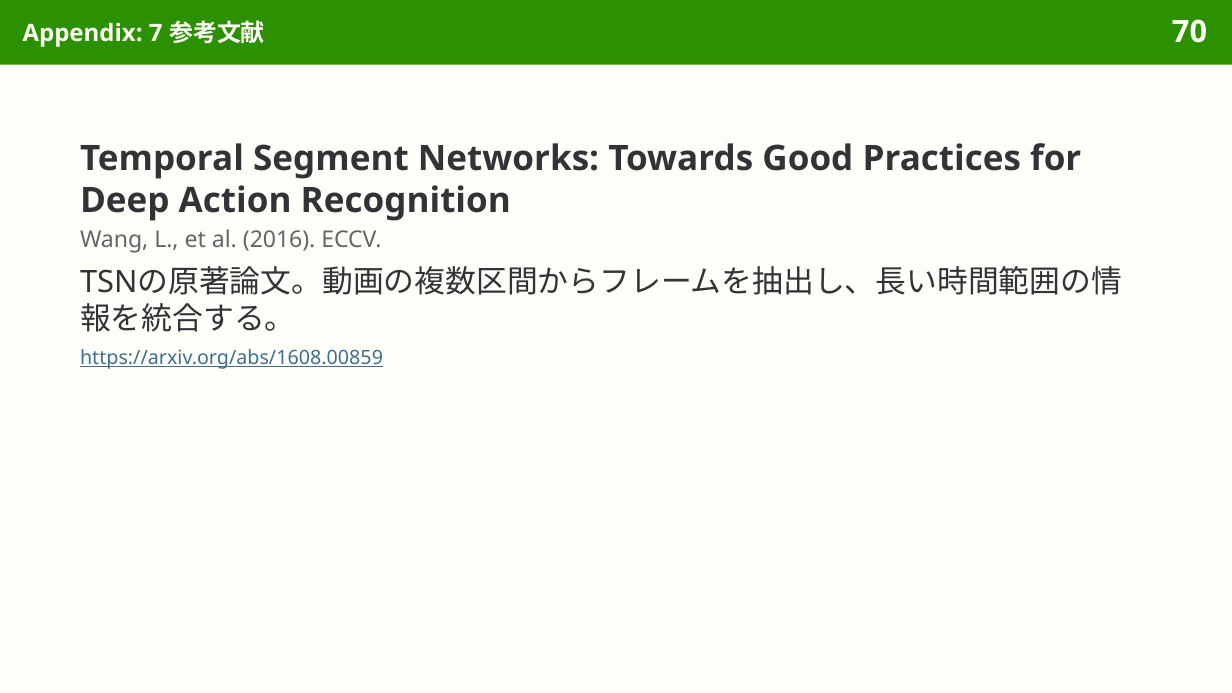
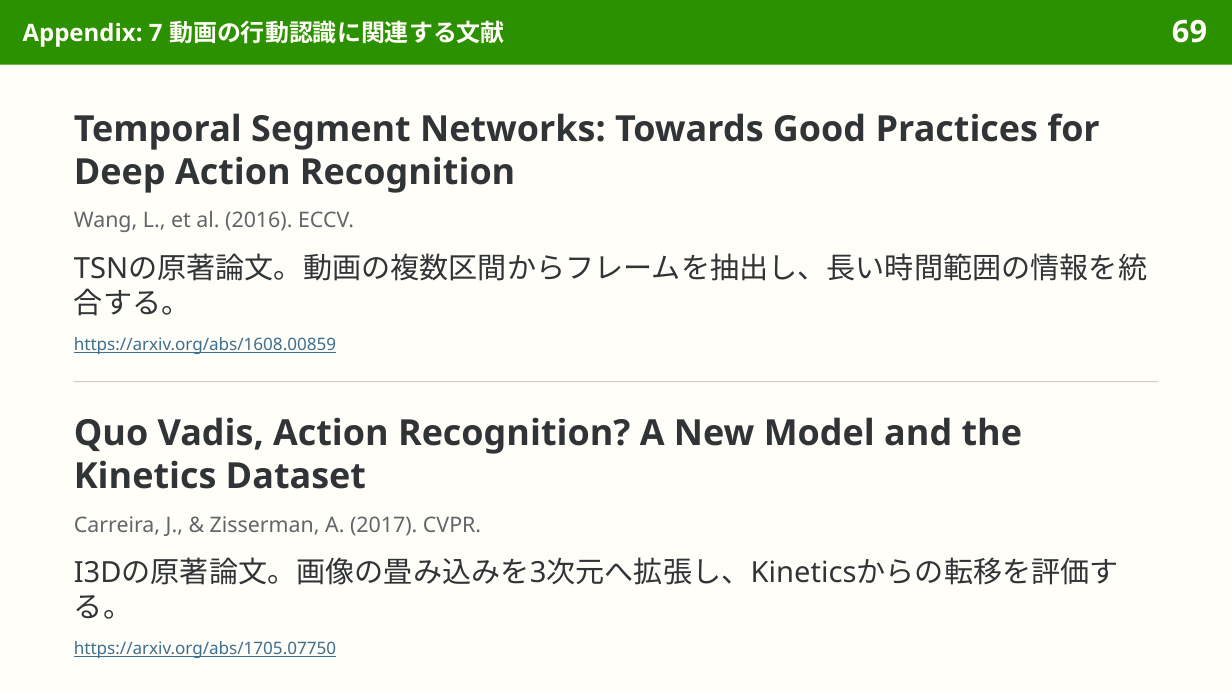
Before and after one commit to sasakiy84/datasets-in-10-minutes, a slide deck: slide 69 of slides/datasets-in-10-minutes-ucf101.pptx (slide 70 before the commit). Drawn at 1232x693 pixels with LibreOffice and Linux fonts; fonts in the diff are those of the drawing. Boxes give left, top, right and bottom in pixels: in the first picture for what was removed or moved away, otherwise in the second. Text is boxed around its words. In the diff, an @@ line names an element or a change of style, - is before the commit and + after.

Commit message:
Add FineWeb slides and refine dataset slide content and layout

```diff
--- a/slides/datasets-in-10-minutes-ucf101.pptx
+++ b/slides/datasets-in-10-minutes-ucf101.pptx
@@ title at bbox=[23, 20, 505, 47]: text changed @@
-Appendix: 7 参考文献
+Appendix: 7 動画の行動認識に関連する文献
@@ page number at bbox=[1172, 19, 1207, 43]: text changed @@
-70
+69
@@ text "Temporal Segment Networks: Towards Good ...": place and size @@
-text "Temporal Segment Networks: Towards Good ..." at bbox=[80, 143, 1081, 221]
+text "Temporal Segment Networks: Towards Good ..." at bbox=[74, 113, 1099, 193]
@@ text "Temporal Segment Networks: Towards Good ..." at bbox=[74, 113, 1099, 193]: size 20.5 to 21 pt @@
@@ text "Wang, L., et al. (2016). ...": place and size @@
-text "Wang, L., et al. (2016). ..." at bbox=[80, 229, 381, 253]
+text "Wang, L., et al. (2016). ..." at bbox=[74, 211, 354, 232]
@@ text "Wang, L., et al. (2016). ..." at bbox=[74, 211, 354, 232]: size 13.5 to 12.5 pt @@
@@ text "TSNの原著論文。動画の複数区間からフレームを抽出し、長い時間範囲の情報を統合する。": place and size @@
-text "TSNの原著論文。動画の複数区間からフレームを抽出し、長い時間範囲の情報を統合する。" at bbox=[80, 266, 1122, 332]
+text "TSNの原著論文。動画の複数区間からフレームを抽出し、長い時間範囲の情報を統合する。" at bbox=[74, 253, 1147, 316]
@@ text "TSNの原著論文。動画の複数区間からフレームを抽出し、長い時間範囲の情報を統合する。" at bbox=[74, 253, 1147, 316]: size 18 to 17 pt @@
@@ text "https://arxiv.org/abs/1608.00859": place and size @@
-text "https://arxiv.org/abs/1608.00859" at bbox=[80, 349, 383, 369]
+text "https://arxiv.org/abs/1608.00859" at bbox=[74, 337, 336, 354]
@@ text "https://arxiv.org/abs/1608.00859" at bbox=[74, 337, 336, 354]: size 11.5 to 10 pt @@
@@ rectangle added at bbox=[74, 381, 1158, 382], fill #C9CCCA @@
@@ text added at bbox=[74, 417, 1022, 489], 21 pt, text #303437, bold @@
+Quo Vadis, Action Recognition? A New Model and the Kinetics Dataset
@@ text added at bbox=[74, 516, 481, 536], 12.5 pt, text #626669 @@
+Carreira, J., & Zisserman, A. (2017). CVPR.
@@ text added at bbox=[74, 557, 1119, 619], 17 pt, text #303437 @@
+I3Dの原著論文。画像の畳み込みを3次元へ拡張し、Kineticsからの転移を評価する。
@@ text added at bbox=[74, 641, 336, 658], 10 pt, text #3F6F8F, underline @@
+https://arxiv.org/abs/1705.07750
```
Also in this commit, not shown: 69 other slides changed, 2 slides added, 4 slides removed, 14 other files.
